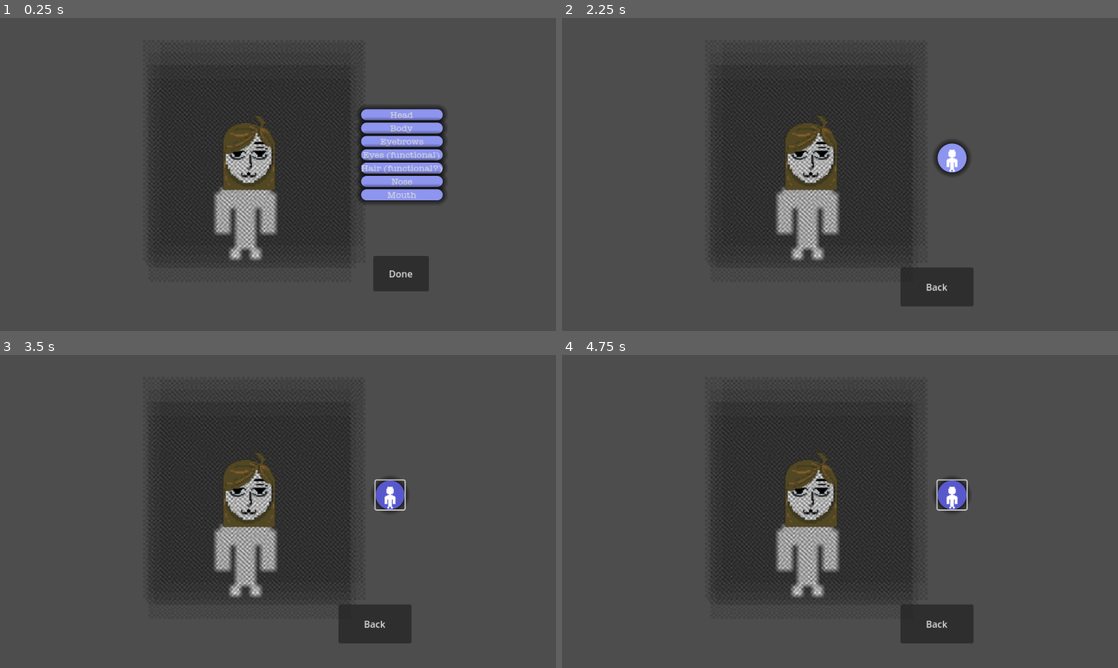
Above: before the commit, frames 1-4 (two rows, left to right).
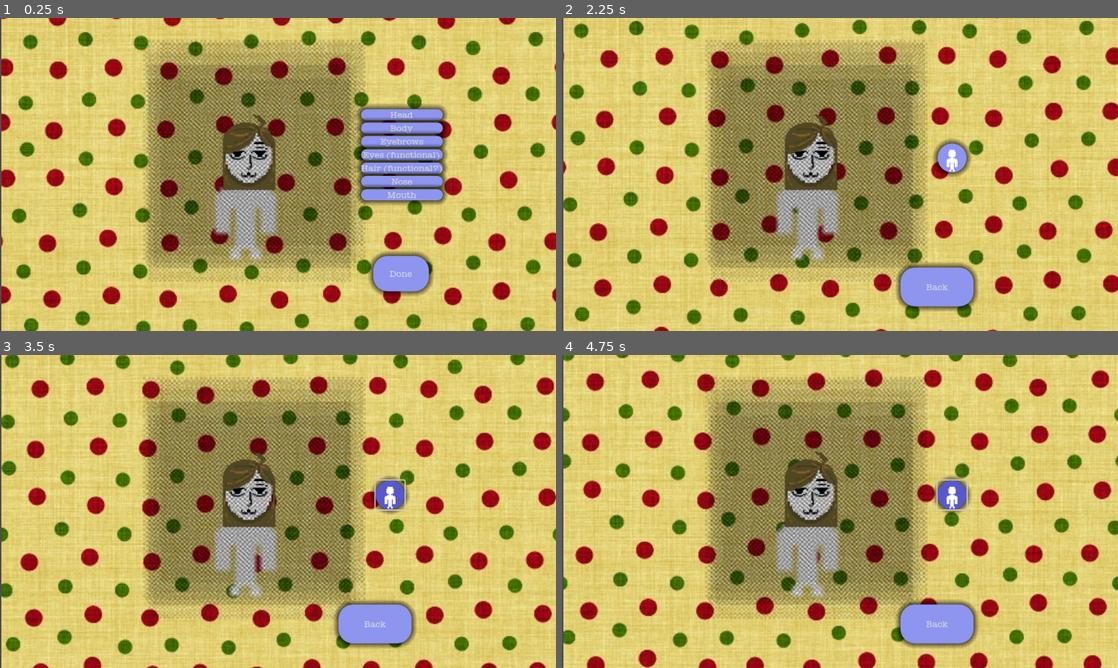
Above: after the commit, the same moments.

Repository: JordanFreyman/group-6
Game: Godot game, scene res://scene_manager.tscn
The game is run twice, just before and just after one commit, with the same random seed, the same clock (stepped at 60 frames per second) and the same inputs.
Inputs (mouse positions are in pixels of both pictures, inside the frame that each line leads up to):
- Up to frame 1 (0.25 s): no input
- Up to frame 2 (2.25 s): click "Head" at 0.5 s; click "Back" at 1.25 s; click "Body" at 2 s
- Up to frame 3 (3.5 s): click (389, 495) at 2.75 s
- Up to frame 4 (4.75 s): click (951, 495) at 3.5 s; click (951, 495) at 4.25 s

The runs differ from the first frame. In frame 1, 93% of the frame differs, in the area x 0-100%, y 0-100%; in frame 2, 96%; in frame 3, 96%; in frame 4, 96%.

Commit message:
basic info menu created

Diff:
--- a/godot/body.tscn
+++ b/godot/body.tscn
@@ -1,7 +1,9 @@
-[gd_scene load_steps=12 format=3 uid="uid://cbjfib4n5otf7"]
+[gd_scene load_steps=15 format=3 uid="uid://cbjfib4n5otf7"]
 
 [ext_resource type="Script" path="res://character.gd" id="1_0gwam"]
+[ext_resource type="Shader" path="res://scroll.gdshader" id="2_arfu6"]
 [ext_resource type="Script" path="res://composite_sprites.gd" id="2_v3yrg"]
+[ext_resource type="Texture2D" uid="uid://b8uwbblpo8odt" path="res://Themes/background.jpg" id="3_f22ad"]
 [ext_resource type="Texture2D" uid="uid://ctr5ftpteskji" path="res://Art/CompositeSpriteSheets/Body.png" id="3_hlmvs"]
 [ext_resource type="Texture2D" uid="uid://dsqmxnmltxw67" path="res://Art/CompositeSpriteSheets/Head1.png" id="4_4y1v7"]
 [ext_resource type="Texture2D" uid="uid://c3l18r0xcr67m" path="res://Art/CompositeSpriteSheets/Eyebrows1.png" id="5_titg8"]
@@ -10,6 +12,9 @@
 [ext_resource type="Texture2D" uid="uid://k6eaaouf4uj8" path="res://Art/CompositeSpriteSheets/Mouth1.png" id="8_rsf0a"]
 [ext_resource type="Texture2D" uid="uid://dwn5pgjum2eq7" path="res://Art/CompositeSpriteSheets/Hair1.png" id="9_2c87r"]
 [ext_resource type="Theme" uid="uid://cjib8vu7cprxw" path="res://Themes/testTheme.tres" id="10_b22vq"]
+
+[sub_resource type="ShaderMaterial" id="ShaderMaterial_auxjp"]
+shader = ExtResource("2_arfu6")
 
 [sub_resource type="GDScript" id="GDScript_4m84k"]
 script/source = "extends Control
@@ -27,6 +32,15 @@
 scale = Vector2(2, 2)
 script = ExtResource("1_0gwam")
 menu_name = "body"
+
+[node name="TextureRect" type="TextureRect" parent="."]
+texture_repeat = 2
+material = SubResource("ShaderMaterial_auxjp")
+offset_left = -7.0
+offset_top = 75.0
+offset_right = 958.0
+offset_bottom = 1040.0
+texture = ExtResource("3_f22ad")
 
 [node name="CompositeSprites" type="Node2D" parent="."]
 script = ExtResource("2_v3yrg")
@@ -99,6 +113,7 @@
 offset_top = 507.0
 offset_right = 701.0
 offset_bottom = 574.0
+theme = ExtResource("10_b22vq")
 text = "Back
 "
 
--- a/godot/character.gd
+++ b/godot/character.gd
@@ -23,8 +23,18 @@
 @export var menu_name = "menu"
 @export var switch_to: String
 
-func load_params(new_menu_params: Dictionary):
+var char_name : String
+var char_pronouns = 3
+var pronouns = {
+	0: ["he", "him", "his", "his", "himself"],
+	1: ["she", "her", "her", "hers", "herself"],
+	2: ["they", "them", "their", "theirs", "themselves"]
+}
+
+func load_params(new_menu_params: Dictionary, new_char_name: String, new_char_pronouns: int):
 	menu_params = new_menu_params
+	char_name = new_char_name
+	char_pronouns = new_char_pronouns
 
 func _ready():
 	update_sprites()
@@ -113,3 +123,46 @@
 
 func _on_mouth_selected(index: int):
 	set_feature("currMouth", index)
+
+
+func _on_done_pressed() -> void:
+	switch_to = "info_menu"
+	emit_signal("menu_changed", menu_name)
+
+
+func _on_name_text_submitted(new_text: String) -> void:
+	char_name = new_text
+	print(char_name) #test
+
+func _on_name_text_changed(new_text: String) -> void:
+	char_name = new_text
+
+func _on_pronouns_item_selected(index: int) -> void:
+	if index == 3:
+		pass
+	char_pronouns = index-1
+	if char_pronouns != 2:
+		print(pronouns[char_pronouns][0] + "'s beautiful")
+	else:
+		print(pronouns[char_pronouns][0] + "'re beautiful")
+
+	if char_pronouns != 2:
+		$Menu/Label.text = pronouns[char_pronouns][0] + "'s beautiful"
+	else:
+		$Menu/Label.text = pronouns[char_pronouns][0] + "'re beautiful"
+
+
+func _on_name_focus_entered() -> void:
+	$Menu/MarginContainer/VBoxContainer/Name.text = char_name
+
+func _on_name_tree_entered() -> void:
+	$Menu/MarginContainer/VBoxContainer/Name.text = char_name
+
+func _on_pronouns_tree_entered() -> void:
+	$Menu/MarginContainer/VBoxContainer/Pronouns.selected = char_pronouns+1
+	if char_pronouns == 3:
+		$Menu/Label.text = "wow cool"
+	elif char_pronouns != 2:
+		$Menu/Label.text = pronouns[char_pronouns][0] + "'s beautiful"
+	else:
+		$Menu/Label.text = pronouns[char_pronouns][0] + "'re beautiful"
--- a/godot/character.tscn
+++ b/godot/character.tscn
@@ -1,6 +1,8 @@
-[gd_scene load_steps=11 format=3 uid="uid://c6l76o2yaghek"]
+[gd_scene load_steps=14 format=3 uid="uid://c6l76o2yaghek"]
 
 [ext_resource type="Script" path="res://character.gd" id="1_bl88u"]
+[ext_resource type="Shader" path="res://scroll.gdshader" id="2_1oklo"]
+[ext_resource type="Texture2D" uid="uid://b8uwbblpo8odt" path="res://Themes/background.jpg" id="2_2u70r"]
 [ext_resource type="Texture2D" uid="uid://ctr5ftpteskji" path="res://Art/CompositeSpriteSheets/Body.png" id="2_m6tql"]
 [ext_resource type="Script" path="res://composite_sprites.gd" id="2_mab3r"]
 [ext_resource type="Texture2D" uid="uid://dsqmxnmltxw67" path="res://Art/CompositeSpriteSheets/Head1.png" id="4_8a1a6"]
@@ -11,11 +13,23 @@
 [ext_resource type="Texture2D" uid="uid://dwn5pgjum2eq7" path="res://Art/CompositeSpriteSheets/Hair1.png" id="9_ux7m7"]
 [ext_resource type="Theme" uid="uid://cjib8vu7cprxw" path="res://Themes/testTheme.tres" id="10_n0wv4"]
 
+[sub_resource type="ShaderMaterial" id="ShaderMaterial_t0o4s"]
+shader = ExtResource("2_1oklo")
+
 [node name="Character" type="Node2D"]
 position = Vector2(19, -153)
 scale = Vector2(2, 2)
 script = ExtResource("1_bl88u")
 menu_name = "character"
+
+[node name="TextureRect" type="TextureRect" parent="."]
+texture_repeat = 2
+material = SubResource("ShaderMaterial_t0o4s")
+offset_left = -7.0
+offset_top = 75.0
+offset_right = 958.0
+offset_bottom = 1040.0
+texture = ExtResource("2_2u70r")
 
 [node name="CompositeSprites" type="Node2D" parent="."]
 script = ExtResource("2_mab3r")
@@ -106,7 +120,7 @@
 theme = ExtResource("10_n0wv4")
 text = "Mouth"
 
-[node name="Button" type="Button" parent="Menu"]
+[node name="Done" type="Button" parent="Menu"]
 layout_mode = 1
 anchors_preset = -1
 anchor_left = 17.625
@@ -117,6 +131,7 @@
 offset_top = -51.5875
 offset_right = 26.0275
 offset_bottom = 9.41254
+theme = ExtResource("10_n0wv4")
 text = "Done"
 
 [connection signal="pressed" from="Menu/MarginContainer/VBoxContainer/ViewHead" to="." method="_on_view_head_pressed"]
@@ -126,3 +141,4 @@
 [connection signal="pressed" from="Menu/MarginContainer/VBoxContainer/ViewHair" to="." method="_on_view_hair_pressed"]
 [connection signal="pressed" from="Menu/MarginContainer/VBoxContainer/ViewNose" to="." method="_on_view_nose_pressed"]
 [connection signal="pressed" from="Menu/MarginContainer/VBoxContainer/ViewMouth" to="." method="_on_view_mouth_pressed"]
+[connection signal="pressed" from="Menu/Done" to="." method="_on_done_pressed"]
--- a/godot/eyebrows.tscn
+++ b/godot/eyebrows.tscn
@@ -1,7 +1,9 @@
-[gd_scene load_steps=13 format=3 uid="uid://drx4ohsuqs20u"]
+[gd_scene load_steps=16 format=3 uid="uid://drx4ohsuqs20u"]
 
 [ext_resource type="Script" path="res://character.gd" id="1_pwsg3"]
 [ext_resource type="Script" path="res://composite_sprites.gd" id="2_gycy1"]
+[ext_resource type="Shader" path="res://scroll.gdshader" id="2_yg054"]
+[ext_resource type="Texture2D" uid="uid://b8uwbblpo8odt" path="res://Themes/background.jpg" id="3_a2135"]
 [ext_resource type="Texture2D" uid="uid://ctr5ftpteskji" path="res://Art/CompositeSpriteSheets/Body.png" id="3_hurtn"]
 [ext_resource type="Texture2D" uid="uid://dsqmxnmltxw67" path="res://Art/CompositeSpriteSheets/Head1.png" id="4_op6hq"]
 [ext_resource type="Texture2D" uid="uid://dwn5pgjum2eq7" path="res://Art/CompositeSpriteSheets/Hair1.png" id="5_x6jlu"]
@@ -11,6 +13,9 @@
 [ext_resource type="Texture2D" uid="uid://c3l18r0xcr67m" path="res://Art/CompositeSpriteSheets/Eyebrows1.png" id="9_10iab"]
 [ext_resource type="Theme" uid="uid://cjib8vu7cprxw" path="res://Themes/testTheme.tres" id="10_fiyd2"]
 [ext_resource type="Texture2D" uid="uid://x6kx7rftbrqh" path="res://Art/CompositeSpriteSheets/Eyebrows2.png" id="10_o7jat"]
+
+[sub_resource type="ShaderMaterial" id="ShaderMaterial_qdf10"]
+shader = ExtResource("2_yg054")
 
 [sub_resource type="GDScript" id="GDScript_4m84k"]
 script/source = "extends Control
@@ -28,6 +33,15 @@
 scale = Vector2(2, 2)
 script = ExtResource("1_pwsg3")
 menu_name = "body"
+
+[node name="TextureRect" type="TextureRect" parent="."]
+texture_repeat = 2
+material = SubResource("ShaderMaterial_qdf10")
+offset_left = -7.0
+offset_top = 75.0
+offset_right = 958.0
+offset_bottom = 1040.0
+texture = ExtResource("3_a2135")
 
 [node name="CompositeSprites" type="Node2D" parent="."]
 script = ExtResource("2_gycy1")
@@ -108,6 +122,7 @@
 offset_top = 507.0
 offset_right = 701.0
 offset_bottom = 574.0
+theme = ExtResource("10_fiyd2")
 text = "Back
 "
 
--- a/godot/eyes.tscn
+++ b/godot/eyes.tscn
@@ -1,8 +1,10 @@
-[gd_scene load_steps=13 format=3 uid="uid://dsdukj4e1m05l"]
+[gd_scene load_steps=16 format=3 uid="uid://dsdukj4e1m05l"]
 
 [ext_resource type="Script" path="res://character.gd" id="1_o846p"]
+[ext_resource type="Shader" path="res://scroll.gdshader" id="2_aw7du"]
 [ext_resource type="Script" path="res://composite_sprites.gd" id="2_vpxi4"]
 [ext_resource type="Texture2D" uid="uid://ctr5ftpteskji" path="res://Art/CompositeSpriteSheets/Body.png" id="3_7gedv"]
+[ext_resource type="Texture2D" uid="uid://b8uwbblpo8odt" path="res://Themes/background.jpg" id="3_h3m24"]
 [ext_resource type="Texture2D" uid="uid://dsqmxnmltxw67" path="res://Art/CompositeSpriteSheets/Head1.png" id="4_n06qa"]
 [ext_resource type="Texture2D" uid="uid://c3l18r0xcr67m" path="res://Art/CompositeSpriteSheets/Eyebrows1.png" id="5_oeds8"]
 [ext_resource type="Texture2D" uid="uid://cpltqnjbbrpw3" path="res://Art/CompositeSpriteSheets/Eyes1.png" id="6_mifkf"]
@@ -11,6 +13,9 @@
 [ext_resource type="Texture2D" uid="uid://dwn5pgjum2eq7" path="res://Art/CompositeSpriteSheets/Hair1.png" id="9_0r8w8"]
 [ext_resource type="Theme" uid="uid://cjib8vu7cprxw" path="res://Themes/testTheme.tres" id="10_mfekp"]
 [ext_resource type="Texture2D" uid="uid://cq8kkurfsrj12" path="res://Art/CompositeSpriteSheets/Eyes2.png" id="10_x2rkw"]
+
+[sub_resource type="ShaderMaterial" id="ShaderMaterial_o1ejt"]
+shader = ExtResource("2_aw7du")
 
 [sub_resource type="GDScript" id="GDScript_4m84k"]
 script/source = "extends Control
@@ -28,6 +33,15 @@
 scale = Vector2(2, 2)
 script = ExtResource("1_o846p")
 menu_name = "body"
+
+[node name="TextureRect" type="TextureRect" parent="."]
+texture_repeat = 2
+material = SubResource("ShaderMaterial_o1ejt")
+offset_left = -7.0
+offset_top = 75.0
+offset_right = 958.0
+offset_bottom = 1040.0
+texture = ExtResource("3_h3m24")
 
 [node name="CompositeSprites" type="Node2D" parent="."]
 script = ExtResource("2_vpxi4")
@@ -108,6 +122,7 @@
 offset_top = 507.0
 offset_right = 701.0
 offset_bottom = 574.0
+theme = ExtResource("10_mfekp")
 text = "Back
 "
 
--- a/godot/hair.tscn
+++ b/godot/hair.tscn
@@ -1,7 +1,9 @@
-[gd_scene load_steps=13 format=3 uid="uid://bj3huhb5y5isr"]
+[gd_scene load_steps=16 format=3 uid="uid://bj3huhb5y5isr"]
 
 [ext_resource type="Script" path="res://character.gd" id="1_oku1j"]
 [ext_resource type="Script" path="res://composite_sprites.gd" id="2_bk3uf"]
+[ext_resource type="Shader" path="res://scroll.gdshader" id="2_pmqck"]
+[ext_resource type="Texture2D" uid="uid://b8uwbblpo8odt" path="res://Themes/background.jpg" id="3_3dksf"]
 [ext_resource type="Texture2D" uid="uid://ctr5ftpteskji" path="res://Art/CompositeSpriteSheets/Body.png" id="3_pinna"]
 [ext_resource type="Texture2D" uid="uid://dsqmxnmltxw67" path="res://Art/CompositeSpriteSheets/Head1.png" id="4_dyxml"]
 [ext_resource type="Texture2D" uid="uid://c3l18r0xcr67m" path="res://Art/CompositeSpriteSheets/Eyebrows1.png" id="5_wrok0"]
@@ -11,6 +13,9 @@
 [ext_resource type="Texture2D" uid="uid://dwn5pgjum2eq7" path="res://Art/CompositeSpriteSheets/Hair1.png" id="9_3yd8x"]
 [ext_resource type="Theme" uid="uid://cjib8vu7cprxw" path="res://Themes/testTheme.tres" id="10_4nx3f"]
 [ext_resource type="Texture2D" uid="uid://dh11bdn7qliyc" path="res://Art/CompositeSpriteSheets/Hair2.png" id="10_i54w4"]
+
+[sub_resource type="ShaderMaterial" id="ShaderMaterial_xpjre"]
+shader = ExtResource("2_pmqck")
 
 [sub_resource type="GDScript" id="GDScript_4m84k"]
 script/source = "extends Control
@@ -28,6 +33,15 @@
 scale = Vector2(2, 2)
 script = ExtResource("1_oku1j")
 menu_name = "body"
+
+[node name="TextureRect" type="TextureRect" parent="."]
+texture_repeat = 2
+material = SubResource("ShaderMaterial_xpjre")
+offset_left = -7.0
+offset_top = 75.0
+offset_right = 958.0
+offset_bottom = 1040.0
+texture = ExtResource("3_3dksf")
 
 [node name="CompositeSprites" type="Node2D" parent="."]
 script = ExtResource("2_bk3uf")
@@ -108,6 +122,7 @@
 offset_top = 507.0
 offset_right = 701.0
 offset_bottom = 574.0
+theme = ExtResource("10_4nx3f")
 text = "Back
 "
 
--- a/godot/head.tscn
+++ b/godot/head.tscn
@@ -1,8 +1,10 @@
-[gd_scene load_steps=12 format=3 uid="uid://dn88532g5r1ip"]
+[gd_scene load_steps=15 format=3 uid="uid://dn88532g5r1ip"]
 
 [ext_resource type="Script" path="res://character.gd" id="1_nf53w"]
+[ext_resource type="Shader" path="res://scroll.gdshader" id="2_gv7ir"]
 [ext_resource type="Script" path="res://composite_sprites.gd" id="2_v5lp7"]
 [ext_resource type="Texture2D" uid="uid://ctr5ftpteskji" path="res://Art/CompositeSpriteSheets/Body.png" id="3_avk37"]
+[ext_resource type="Texture2D" uid="uid://b8uwbblpo8odt" path="res://Themes/background.jpg" id="3_emlex"]
 [ext_resource type="Texture2D" uid="uid://c3l18r0xcr67m" path="res://Art/CompositeSpriteSheets/Eyebrows1.png" id="5_x4i2c"]
 [ext_resource type="Texture2D" uid="uid://cpltqnjbbrpw3" path="res://Art/CompositeSpriteSheets/Eyes1.png" id="6_g07xo"]
 [ext_resource type="Texture2D" uid="uid://d0fld68dlpb6f" path="res://Art/CompositeSpriteSheets/Nose1.png" id="7_qc53t"]
@@ -10,6 +12,9 @@
 [ext_resource type="Texture2D" uid="uid://dsqmxnmltxw67" path="res://Art/CompositeSpriteSheets/Head1.png" id="9_i4eqi"]
 [ext_resource type="Texture2D" uid="uid://dwn5pgjum2eq7" path="res://Art/CompositeSpriteSheets/Hair1.png" id="9_jxt1f"]
 [ext_resource type="Theme" uid="uid://cjib8vu7cprxw" path="res://Themes/testTheme.tres" id="10_5r58s"]
+
+[sub_resource type="ShaderMaterial" id="ShaderMaterial_q7l6r"]
+shader = ExtResource("2_gv7ir")
 
 [sub_resource type="GDScript" id="GDScript_4m84k"]
 script/source = "extends Control
@@ -27,6 +32,15 @@
 scale = Vector2(2, 2)
 script = ExtResource("1_nf53w")
 menu_name = "body"
+
+[node name="TextureRect" type="TextureRect" parent="."]
+texture_repeat = 2
+material = SubResource("ShaderMaterial_q7l6r")
+offset_left = -7.0
+offset_top = 75.0
+offset_right = 958.0
+offset_bottom = 1040.0
+texture = ExtResource("3_emlex")
 
 [node name="CompositeSprites" type="Node2D" parent="."]
 script = ExtResource("2_v5lp7")
@@ -99,6 +113,7 @@
 offset_top = 507.0
 offset_right = 701.0
 offset_bottom = 574.0
+theme = ExtResource("10_5r58s")
 text = "Back
 "
 
--- /dev/null
+++ b/godot/info_menu.tscn
@@ -0,0 +1,162 @@
+[gd_scene load_steps=14 format=3 uid="uid://3lnwdsb7qfbs"]
+
+[ext_resource type="Script" path="res://character.gd" id="1_be1li"]
+[ext_resource type="Script" path="res://composite_sprites.gd" id="2_5fd5i"]
+[ext_resource type="Shader" path="res://scroll.gdshader" id="2_k8tmn"]
+[ext_resource type="Texture2D" uid="uid://ctr5ftpteskji" path="res://Art/CompositeSpriteSheets/Body.png" id="3_dee0p"]
+[ext_resource type="Texture2D" uid="uid://b8uwbblpo8odt" path="res://Themes/background.jpg" id="3_nd2o0"]
+[ext_resource type="Texture2D" uid="uid://dsqmxnmltxw67" path="res://Art/CompositeSpriteSheets/Head1.png" id="4_q0f0t"]
+[ext_resource type="Texture2D" uid="uid://c3l18r0xcr67m" path="res://Art/CompositeSpriteSheets/Eyebrows1.png" id="5_4o52g"]
+[ext_resource type="Texture2D" uid="uid://cpltqnjbbrpw3" path="res://Art/CompositeSpriteSheets/Eyes1.png" id="6_rfwy1"]
+[ext_resource type="Texture2D" uid="uid://d0fld68dlpb6f" path="res://Art/CompositeSpriteSheets/Nose1.png" id="7_o528c"]
+[ext_resource type="Texture2D" uid="uid://k6eaaouf4uj8" path="res://Art/CompositeSpriteSheets/Mouth1.png" id="8_sqsv8"]
+[ext_resource type="Texture2D" uid="uid://dwn5pgjum2eq7" path="res://Art/CompositeSpriteSheets/Hair1.png" id="9_jh6hx"]
+[ext_resource type="Theme" uid="uid://cjib8vu7cprxw" path="res://Themes/testTheme.tres" id="10_qaokv"]
+
+[sub_resource type="ShaderMaterial" id="ShaderMaterial_b2xoc"]
+shader = ExtResource("2_k8tmn")
+
+[node name="Character" type="Node2D"]
+position = Vector2(19, -153)
+scale = Vector2(2, 2)
+script = ExtResource("1_be1li")
+menu_name = "character"
+
+[node name="TextureRect" type="TextureRect" parent="."]
+texture_repeat = 2
+material = SubResource("ShaderMaterial_b2xoc")
+offset_left = -7.0
+offset_top = 75.0
+offset_right = 958.0
+offset_bottom = 1040.0
+texture = ExtResource("3_nd2o0")
+
+[node name="CompositeSprites" type="Node2D" parent="."]
+script = ExtResource("2_5fd5i")
+
+[node name="Body" type="Sprite2D" parent="CompositeSprites"]
+position = Vector2(414.527, 361.212)
+scale = Vector2(8.71875, 8.71875)
+texture = ExtResource("3_dee0p")
+
+[node name="Head" type="Sprite2D" parent="CompositeSprites"]
+position = Vector2(442.527, 294.212)
+scale = Vector2(2, 2)
+texture = ExtResource("4_q0f0t")
+
+[node name="Eyebrows" type="Sprite2D" parent="CompositeSprites"]
+position = Vector2(421.772, 311.142)
+scale = Vector2(2, 2)
+texture = ExtResource("5_4o52g")
+
+[node name="Eyes" type="Sprite2D" parent="CompositeSprites"]
+position = Vector2(429.563, 306.563)
+scale = Vector2(2.195, 2.195)
+texture = ExtResource("6_rfwy1")
+
+[node name="Nose" type="Sprite2D" parent="CompositeSprites"]
+position = Vector2(430.283, 333.022)
+scale = Vector2(2, 2)
+texture = ExtResource("7_o528c")
+
+[node name="Mouth" type="Sprite2D" parent="CompositeSprites"]
+position = Vector2(421.913, 356.717)
+scale = Vector2(2, 2)
+texture = ExtResource("8_sqsv8")
+
+[node name="Hair" type="Sprite2D" parent="CompositeSprites"]
+position = Vector2(418.668, 332.158)
+scale = Vector2(2, 2)
+texture = ExtResource("9_jh6hx")
+
+[node name="Menu" type="Control" parent="."]
+layout_mode = 3
+anchors_preset = 0
+
+[node name="MarginContainer" type="MarginContainer" parent="Menu"]
+layout_mode = 1
+offset_left = 620.0
+offset_top = 245.0
+offset_right = 764.0
+offset_bottom = 487.0
+scale = Vector2(1.59, 1.59)
+
+[node name="VBoxContainer" type="VBoxContainer" parent="Menu/MarginContainer"]
+layout_mode = 2
+size_flags_vertical = 0
+alignment = 1
+
+[node name="Name" type="LineEdit" parent="Menu/MarginContainer/VBoxContainer"]
+layout_mode = 2
+theme = ExtResource("10_qaokv")
+placeholder_text = "Name"
+alignment = 1
+deselect_on_focus_loss_enabled = false
+select_all_on_focus = true
+caret_blink = true
+
+[node name="Pronouns" type="OptionButton" parent="Menu/MarginContainer/VBoxContainer"]
+layout_mode = 2
+theme = ExtResource("10_qaokv")
+alignment = 1
+selected = 0
+item_count = 4
+popup/item_0/text = "Pronouns"
+popup/item_0/id = 3
+popup/item_0/disabled = true
+popup/item_0/separator = true
+popup/item_1/text = "He/Him"
+popup/item_2/text = "She/Her"
+popup/item_2/id = 1
+popup/item_3/text = "They/Them"
+popup/item_3/id = 2
+
+[node name="Label" type="Label" parent="Menu"]
+layout_mode = 2
+offset_left = 620.0
+offset_top = 332.45
+offset_right = 764.0
+offset_bottom = 360.45
+theme = ExtResource("10_qaokv")
+theme_override_colors/font_color = Color(0, 0, 0, 1)
+theme_override_colors/font_shadow_color = Color(0, 0, 0, 1)
+theme_override_colors/font_outline_color = Color(0, 0, 0, 1)
+theme_override_font_sizes/font_size = 24
+text = "wow cool"
+
+[node name="Done" type="Button" parent="Menu"]
+layout_mode = 1
+anchors_preset = -1
+anchor_left = 17.625
+anchor_top = 13.47
+anchor_right = 17.625
+anchor_bottom = 13.47
+offset_left = 638.5
+offset_top = 498.5
+offset_right = 734.5
+offset_bottom = 559.5
+theme = ExtResource("10_qaokv")
+text = "Done"
+
+[node name="Back" type="Button" parent="Menu"]
+layout_mode = 1
+anchors_preset = -1
+anchor_left = 17.625
+anchor_top = 13.47
+anchor_right = 17.625
+anchor_bottom = 13.47
+offset_left = 158.0
+offset_top = 498.5
+offset_right = 254.0
+offset_bottom = 559.5
+theme = ExtResource("10_qaokv")
+text = "Back"
+
+[connection signal="focus_entered" from="Menu/MarginContainer/VBoxContainer/Name" to="." method="_on_name_focus_entered"]
+[connection signal="text_changed" from="Menu/MarginContainer/VBoxContainer/Name" to="." method="_on_name_text_changed"]
+[connection signal="text_submitted" from="Menu/MarginContainer/VBoxContainer/Name" to="." method="_on_name_text_submitted"]
+[connection signal="tree_entered" from="Menu/MarginContainer/VBoxContainer/Name" to="." method="_on_name_tree_entered"]
+[connection signal="item_selected" from="Menu/MarginContainer/VBoxContainer/Pronouns" to="." method="_on_pronouns_item_selected"]
+[connection signal="tree_entered" from="Menu/MarginContainer/VBoxContainer/Pronouns" to="." method="_on_pronouns_tree_entered"]
+[connection signal="focus_entered" from="Menu/Label" to="." method="_on_label_focus_entered"]
+[connection signal="pressed" from="Menu/Back" to="." method="_on_back_pressed"]
--- a/godot/mouth.tscn
+++ b/godot/mouth.tscn
@@ -1,7 +1,9 @@
-[gd_scene load_steps=13 format=3 uid="uid://b882vm8tgvaak"]
+[gd_scene load_steps=16 format=3 uid="uid://b882vm8tgvaak"]
 
 [ext_resource type="Script" path="res://character.gd" id="1_i3tn3"]
+[ext_resource type="Shader" path="res://scroll.gdshader" id="2_dns8w"]
 [ext_resource type="Script" path="res://composite_sprites.gd" id="2_nydf6"]
+[ext_resource type="Texture2D" uid="uid://b8uwbblpo8odt" path="res://Themes/background.jpg" id="3_74h78"]
 [ext_resource type="Texture2D" uid="uid://ctr5ftpteskji" path="res://Art/CompositeSpriteSheets/Body.png" id="3_k4obv"]
 [ext_resource type="Texture2D" uid="uid://dsqmxnmltxw67" path="res://Art/CompositeSpriteSheets/Head1.png" id="4_6jpad"]
 [ext_resource type="Texture2D" uid="uid://c3l18r0xcr67m" path="res://Art/CompositeSpriteSheets/Eyebrows1.png" id="5_c81pi"]
@@ -11,6 +13,9 @@
 [ext_resource type="Texture2D" uid="uid://dwn5pgjum2eq7" path="res://Art/CompositeSpriteSheets/Hair1.png" id="9_igw2s"]
 [ext_resource type="Theme" uid="uid://cjib8vu7cprxw" path="res://Themes/testTheme.tres" id="10_cb8ut"]
 [ext_resource type="Texture2D" uid="uid://d64v6def7lnx" path="res://Art/CompositeSpriteSheets/Mouth2.png" id="11_nekj4"]
+
+[sub_resource type="ShaderMaterial" id="ShaderMaterial_7mtk7"]
+shader = ExtResource("2_dns8w")
 
 [sub_resource type="GDScript" id="GDScript_4m84k"]
 script/source = "extends Control
@@ -28,6 +33,15 @@
 scale = Vector2(2, 2)
 script = ExtResource("1_i3tn3")
 menu_name = "body"
+
+[node name="TextureRect" type="TextureRect" parent="."]
+texture_repeat = 2
+material = SubResource("ShaderMaterial_7mtk7")
+offset_left = -7.0
+offset_top = 75.0
+offset_right = 958.0
+offset_bottom = 1040.0
+texture = ExtResource("3_74h78")
 
 [node name="CompositeSprites" type="Node2D" parent="."]
 script = ExtResource("2_nydf6")
@@ -108,6 +122,7 @@
 offset_top = 507.0
 offset_right = 701.0
 offset_bottom = 574.0
+theme = ExtResource("10_cb8ut")
 text = "Back
 "
 
--- a/godot/nose.tscn
+++ b/godot/nose.tscn
@@ -1,8 +1,10 @@
-[gd_scene load_steps=13 format=3 uid="uid://bnqamsj5vlnml"]
+[gd_scene load_steps=16 format=3 uid="uid://bnqamsj5vlnml"]
 
 [ext_resource type="Script" path="res://character.gd" id="1_j4s0o"]
 [ext_resource type="Script" path="res://composite_sprites.gd" id="2_e2og0"]
+[ext_resource type="Shader" path="res://scroll.gdshader" id="2_l5i5p"]
 [ext_resource type="Texture2D" uid="uid://ctr5ftpteskji" path="res://Art/CompositeSpriteSheets/Body.png" id="3_813kr"]
+[ext_resource type="Texture2D" uid="uid://b8uwbblpo8odt" path="res://Themes/background.jpg" id="3_yv4u7"]
 [ext_resource type="Texture2D" uid="uid://dsqmxnmltxw67" path="res://Art/CompositeSpriteSheets/Head1.png" id="4_p6et4"]
 [ext_resource type="Texture2D" uid="uid://c3l18r0xcr67m" path="res://Art/CompositeSpriteSheets/Eyebrows1.png" id="5_eatjt"]
 [ext_resource type="Texture2D" uid="uid://cpltqnjbbrpw3" path="res://Art/CompositeSpriteSheets/Eyes1.png" id="6_rfdrx"]
@@ -11,6 +13,9 @@
 [ext_resource type="Texture2D" uid="uid://dwn5pgjum2eq7" path="res://Art/CompositeSpriteSheets/Hair1.png" id="9_n6mfw"]
 [ext_resource type="Theme" uid="uid://cjib8vu7cprxw" path="res://Themes/testTheme.tres" id="10_wwcf5"]
 [ext_resource type="Texture2D" uid="uid://b5sps6qivlf4h" path="res://Art/CompositeSpriteSheets/Nose2.png" id="11_bam3x"]
+
+[sub_resource type="ShaderMaterial" id="ShaderMaterial_fms6c"]
+shader = ExtResource("2_l5i5p")
 
 [sub_resource type="GDScript" id="GDScript_4m84k"]
 script/source = "extends Control
@@ -28,6 +33,15 @@
 scale = Vector2(2, 2)
 script = ExtResource("1_j4s0o")
 menu_name = "body"
+
+[node name="TextureRect" type="TextureRect" parent="."]
+texture_repeat = 2
+material = SubResource("ShaderMaterial_fms6c")
+offset_left = -7.0
+offset_top = 75.0
+offset_right = 958.0
+offset_bottom = 1040.0
+texture = ExtResource("3_yv4u7")
 
 [node name="CompositeSprites" type="Node2D" parent="."]
 script = ExtResource("2_e2og0")
@@ -108,6 +122,7 @@
 offset_top = 507.0
 offset_right = 701.0
 offset_bottom = 574.0
+theme = ExtResource("10_wwcf5")
 text = "Back
 "
 
--- a/godot/scene_manager.gd
+++ b/godot/scene_manager.gd
@@ -32,4 +32,4 @@
 
 func transfer_data_between_scenes(old_scene, new_scene):
 	#new_scene.currEyes = old_scene.currEyes
-	new_scene.load_params(old_scene.menu_params)
+	new_scene.load_params(old_scene.menu_params, old_scene.char_name, old_scene.char_pronouns)
--- /dev/null
+++ b/godot/scroll.gdshader
@@ -0,0 +1,6 @@
+shader_type canvas_item;
+
+void vertex() {
+	UV.x += TIME * .01;
+	UV.y += TIME * .01;
+}
Binary file added: godot/Themes/background.jpg
Not shown, added: godot/Themes/background.jpg.import
Not shown: 1 places in godot/menu.tscn that only renumber resources
